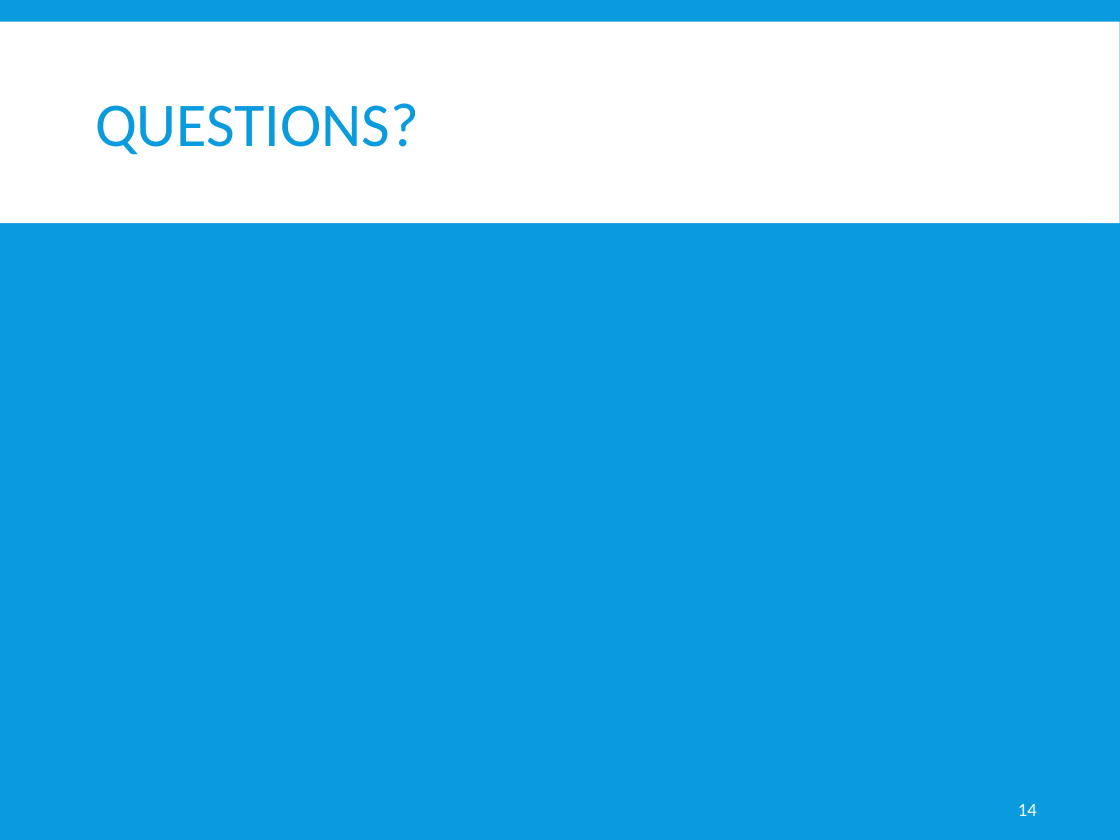
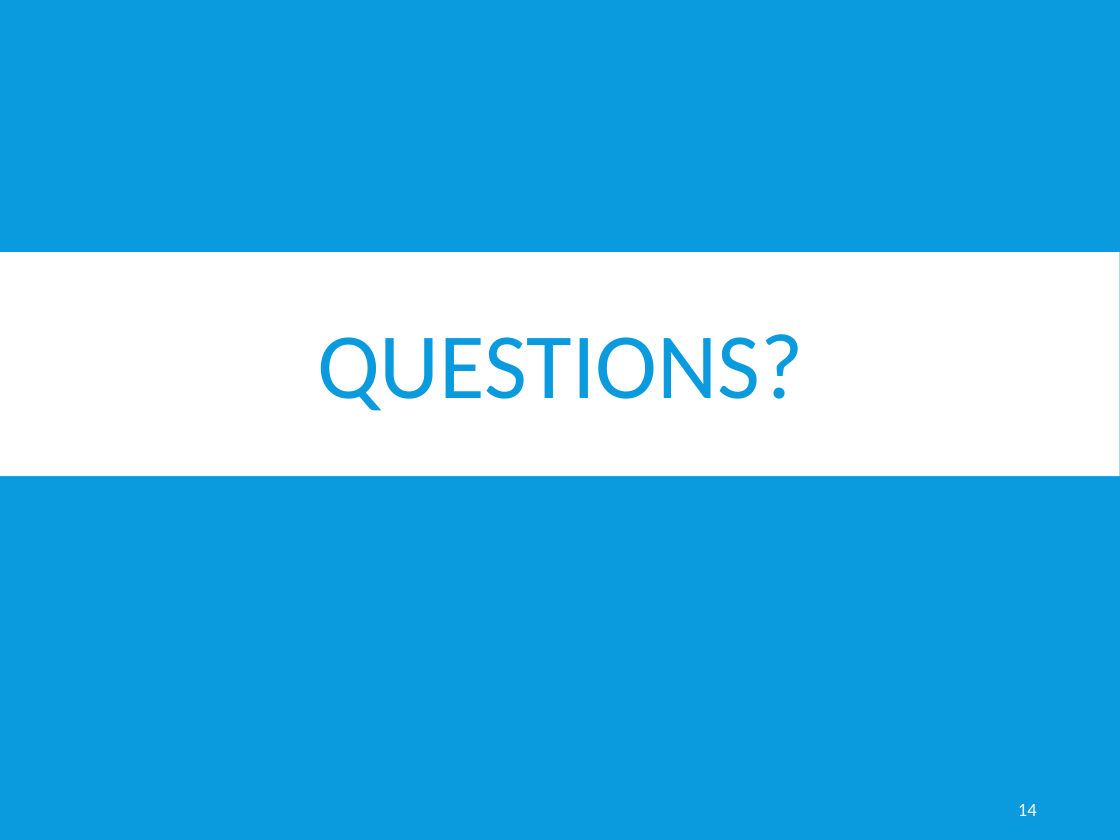
Before and after one commit to BastienClement/Sokonet, a slide deck: slide 14 of Commande.pptx. Drawn at 1120x840 pixels with LibreOffice and Linux fonts; fonts in the diff are those of the drawing. Boxes give left, top, right and bottom in pixels: in the first picture for what was removed or moved away, otherwise in the second. Text is boxed around its words. In the diff, an @@ line names an element or a change of style, - is before the commit and + after.

Commit message:
Présentation v0.51

```diff
--- a/Commande.pptx
+++ b/Commande.pptx
@@ rectangle: place and size @@
-rectangle at bbox=[0, 21, 1120, 223]
+rectangle at bbox=[0, 252, 1119, 476]
@@ title "QUESTIONS?": place and size @@
-title "QUESTIONS?" at bbox=[95, 103, 419, 155]
+title "QUESTIONS?" at bbox=[317, 334, 804, 411]
@@ title "QUESTIONS?" at bbox=[317, 334, 804, 411]: size 40 to 60 pt; alignment left to centre; line spacing 0.85 to 0.8 @@
```
